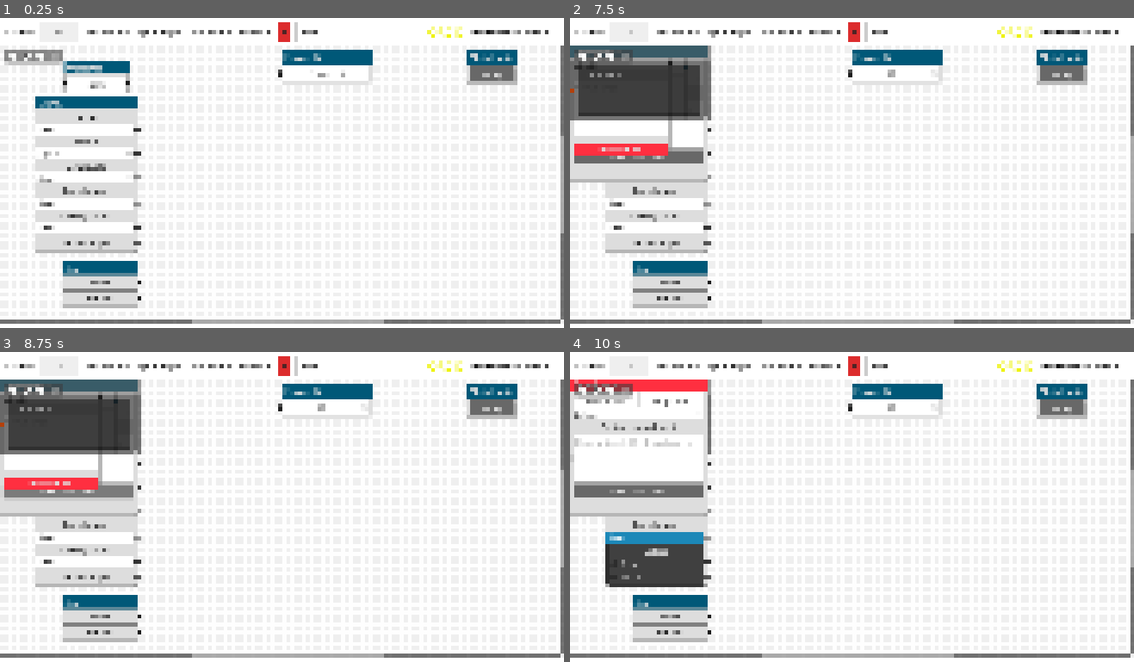
Above: before the commit, frames 1-4 (two rows, left to right).
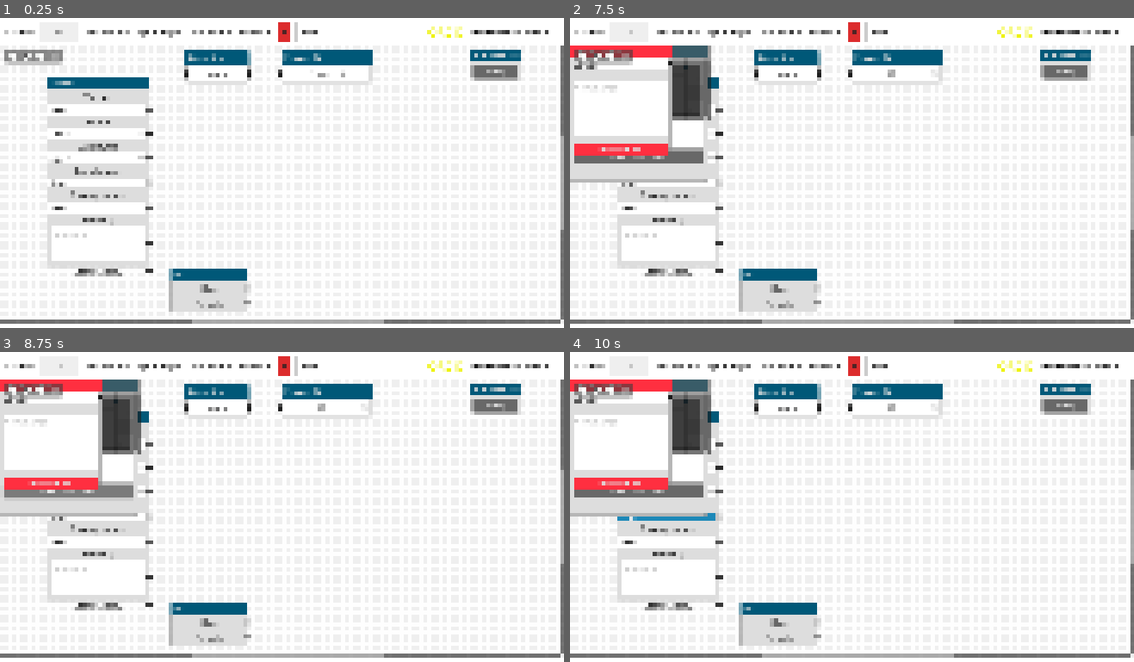
Above: after the commit, the same moments.

Repository: sciple/metadata-app
Game: Godot game, scene res://main.tscn
The game is run twice, just before and just after one commit, with the same random seed, the same clock (stepped at 60 frames per second) and the same inputs.
Inputs (mouse positions are in pixels of both pictures, inside the frame that each line leads up to):
- Up to frame 1 (0.25 s): no input
- Up to frame 2 (7.5 s): click (626, 30) at 0.52 s; type "12" at 0.6 s; click (897, 73) at 0.75 s; type "12" at 0.83 s; click "Operator +" at 1.25 s; click (603, 67) at 2.02 s; type "Alex" at 2.1 s; click "Cage +" at 2.75 s; click (609, 67) at 3.52 s; type "12" at 3.6 s; click (609, 95) at 3.75 s; type "12" at 3.83 s; click (609, 111) at 3.98 s; type "12" at 4.07 s; click "Exp +" at 4.25 s; click "Treatment +" at 5 s; click "Health +" at 5.75 s; click "!" at 6.5 s; click "Select" at 7.25 s
- Up to frame 3 (8.75 s): click "Select" at 8 s
- Up to frame 4 (10 s): click "Select" at 8.75 s; click "Select" at 9.5 s

The runs differ from the first frame. In frame 1, 12% of the frame differs, in the area x 6-100%, y 10-95%; in frame 2, 12%; in frame 3, 12%; in frame 4, 14%, in the area x 0-100%, y 8-95%.

Commit message:
new field in MNMS

Diff:
--- a/main.tscn
+++ b/main.tscn
@@ -132,39 +132,39 @@
 
 [node name="sex_plus" parent="GraphEdit" instance=ExtResource("5_ijwid")]
 layout_mode = 0
-offset_left = 126.0
-offset_top = 446.0
-offset_right = 282.0
-offset_bottom = 535.0
-mouse_filter = 1
-position_offset = Vector2(126, 446)
+offset_left = 348.0
+offset_top = 458.0
+offset_right = 504.0
+offset_bottom = 547.0
+mouse_filter = 1
+position_offset = Vector2(348, 458)
 
 [node name="MNMS" parent="GraphEdit" instance=ExtResource("3_wcure")]
 layout_mode = 1
-offset_left = 70.0
-offset_top = 108.0
-offset_right = 280.0
-offset_bottom = 423.0
-mouse_filter = 1
-position_offset = Vector2(70, 108)
+offset_left = 94.0
+offset_top = 67.0
+offset_right = 304.0
+offset_bottom = 453.0
+mouse_filter = 1
+position_offset = Vector2(94, 67)
 
 [node name="log" parent="GraphEdit" instance=ExtResource("6_oagim")]
 layout_mode = 0
-offset_left = 952.0
+offset_left = 958.0
+offset_top = 10.0
+offset_right = 1064.0
+offset_bottom = 73.0
+mouse_filter = 1
+position_offset = Vector2(958, 10)
+
+[node name="operator" parent="GraphEdit" instance=ExtResource("7_gjysb")]
+layout_mode = 0
+offset_left = 379.0
 offset_top = 15.0
-offset_right = 1042.0
-offset_bottom = 78.0
-mouse_filter = 1
-position_offset = Vector2(952, 15)
-
-[node name="operator" parent="GraphEdit" instance=ExtResource("7_gjysb")]
-layout_mode = 0
-offset_left = 132.0
-offset_top = 36.0
-offset_right = 261.0
-offset_bottom = 91.0
-mouse_filter = 1
-position_offset = Vector2(132, 36)
+offset_right = 508.0
+offset_bottom = 70.0
+mouse_filter = 1
+position_offset = Vector2(379, 15)
 
 [node name="orcid_container" type="HBoxContainer" parent="."]
 layout_mode = 1
--- a/static/mnms.tscn
+++ b/static/mnms.tscn
@@ -1,11 +1,15 @@
-[gd_scene load_steps=3 format=3 uid="uid://dd51kugvn0abf"]
+[gd_scene load_steps=5 format=3 uid="uid://dd51kugvn0abf"]
 
 [ext_resource type="PackedScene" uid="uid://bnr0tg0ideh1y" path="res://node_element/node_element.tscn" id="1_vah2h"]
 [ext_resource type="PackedScene" uid="uid://b0qq2mo0de8cu" path="res://node_element/option_button.tscn" id="2_quu13"]
+[ext_resource type="PackedScene" uid="uid://2ef7xpk2mjkj" path="res://node_element/comments.tscn" id="3_u1an4"]
+
+[sub_resource type="StyleBoxFlat" id="StyleBoxFlat_6oo42"]
 
 [node name="MNMS" instance=ExtResource("1_vah2h")]
 offset_right = 210.0
-offset_bottom = 315.0
+offset_bottom = 421.0
+resizable = true
 title = "MNMS"
 slot/0/left_enabled = false
 slot/0/left_type = 0
@@ -115,6 +119,24 @@
 slot/11/right_color = Color(0.133333, 0.133333, 0.133333, 1)
 slot/11/right_icon = null
 slot/11/draw_stylebox = true
+slot/12/left_enabled = false
+slot/12/left_type = 0
+slot/12/left_color = Color(1, 1, 1, 1)
+slot/12/left_icon = null
+slot/12/right_enabled = false
+slot/12/right_type = 0
+slot/12/right_color = Color(1, 1, 1, 1)
+slot/12/right_icon = null
+slot/12/draw_stylebox = true
+slot/13/left_enabled = false
+slot/13/left_type = 0
+slot/13/left_color = Color(1, 1, 1, 1)
+slot/13/left_icon = null
+slot/13/right_enabled = true
+slot/13/right_type = 0
+slot/13/right_color = Color(0.133333, 0.133333, 0.133333, 1)
+slot/13/right_icon = null
+slot/13/draw_stylebox = true
 
 [node name="vendor2" type="Label" parent="." index="1"]
 layout_mode = 2
@@ -192,10 +214,22 @@
 popup/item_2/text = "Fasted"
 popup/item_2/id = 2
 
-[node name="HSeparator" type="HSeparator" parent="." index="11"]
-layout_mode = 2
-
-[node name="vendor" type="Label" parent="." index="12"]
+[node name="handling" type="Label" parent="." index="11"]
+layout_mode = 2
+theme_override_colors/font_color = Color(0.133333, 0.133333, 0.133333, 1)
+text = "Handling
+"
+horizontal_alignment = 1
+
+[node name="comments" parent="." index="12" instance=ExtResource("3_u1an4")]
+custom_minimum_size = Vector2(90, 50)
+layout_mode = 2
+
+[node name="HSeparator" type="HSeparator" parent="." index="13"]
+layout_mode = 2
+theme_override_styles/separator = SubResource("StyleBoxFlat_6oo42")
+
+[node name="global" type="Label" parent="." index="14"]
 layout_mode = 2
 theme_override_colors/font_color = Color(0.133333, 0.133333, 0.133333, 1)
 text = "Global Apply"
--- a/treatment/treatment.tscn
+++ b/treatment/treatment.tscn
@@ -2,9 +2,7 @@
 
 [ext_resource type="PackedScene" uid="uid://bnr0tg0ideh1y" path="res://node_element/node_element.tscn" id="1_nvefy"]
 [ext_resource type="PackedScene" uid="uid://ca56vxmr4iw6d" path="res://node_element/one_line_field.tscn" id="2_pnud6"]
-
-[sub_resource type="StyleBoxFlat" id="StyleBoxFlat_2uyqt"]
-bg_color = Color(0.937255, 0.937255, 0.937255, 1)
+[ext_resource type="PackedScene" uid="uid://2ef7xpk2mjkj" path="res://node_element/comments.tscn" id="3_2cn8d"]
 
 [node name="treatment" groups=["treatment"] instance=ExtResource("1_nvefy")]
 offset_right = 236.0
@@ -33,14 +31,5 @@
 [node name="one_line_field" parent="." index="1" instance=ExtResource("2_pnud6")]
 layout_mode = 2
 
-[node name="TextEdit" type="TextEdit" parent="." index="2"]
-custom_minimum_size = Vector2(0, 90)
+[node name="comments" parent="." index="2" instance=ExtResource("3_2cn8d")]
 layout_mode = 2
-size_flags_vertical = 0
-theme_override_colors/font_color = Color(0, 0, 0, 1)
-theme_override_styles/normal = SubResource("StyleBoxFlat_2uyqt")
-placeholder_text = "comments"
-context_menu_enabled = false
-shortcut_keys_enabled = false
-virtual_keyboard_enabled = false
-wrap_mode = 1
